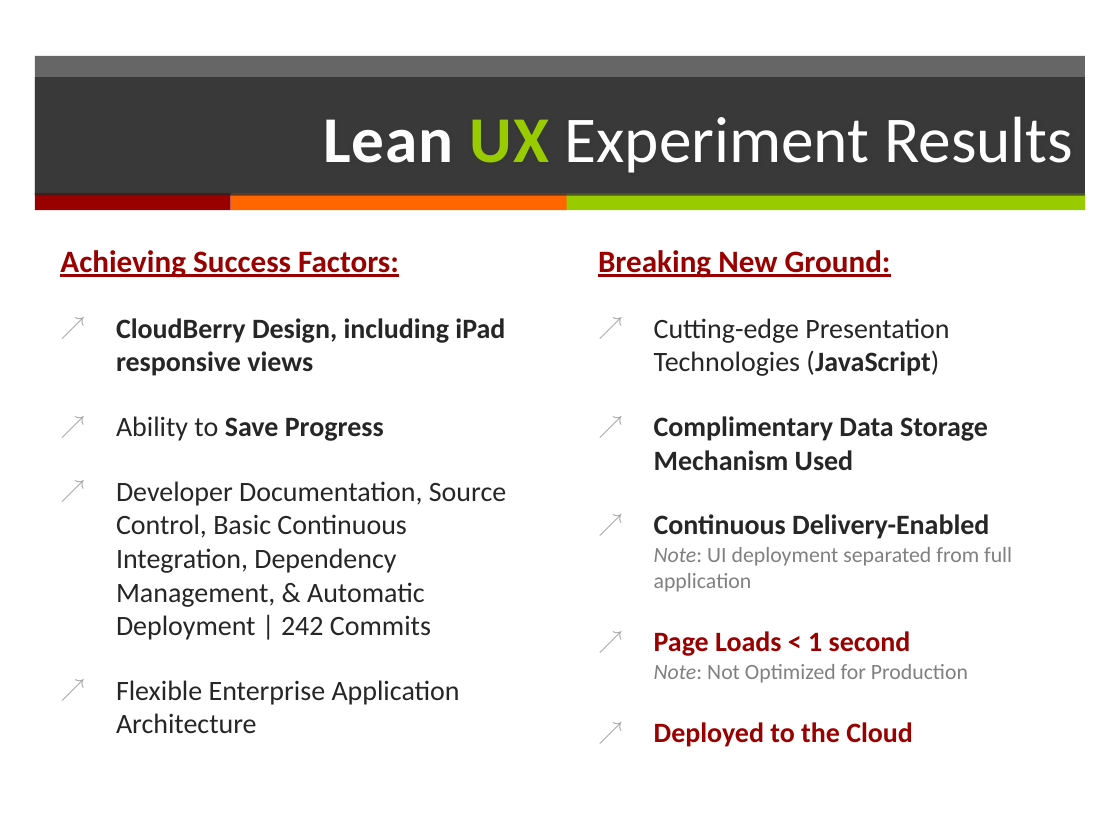
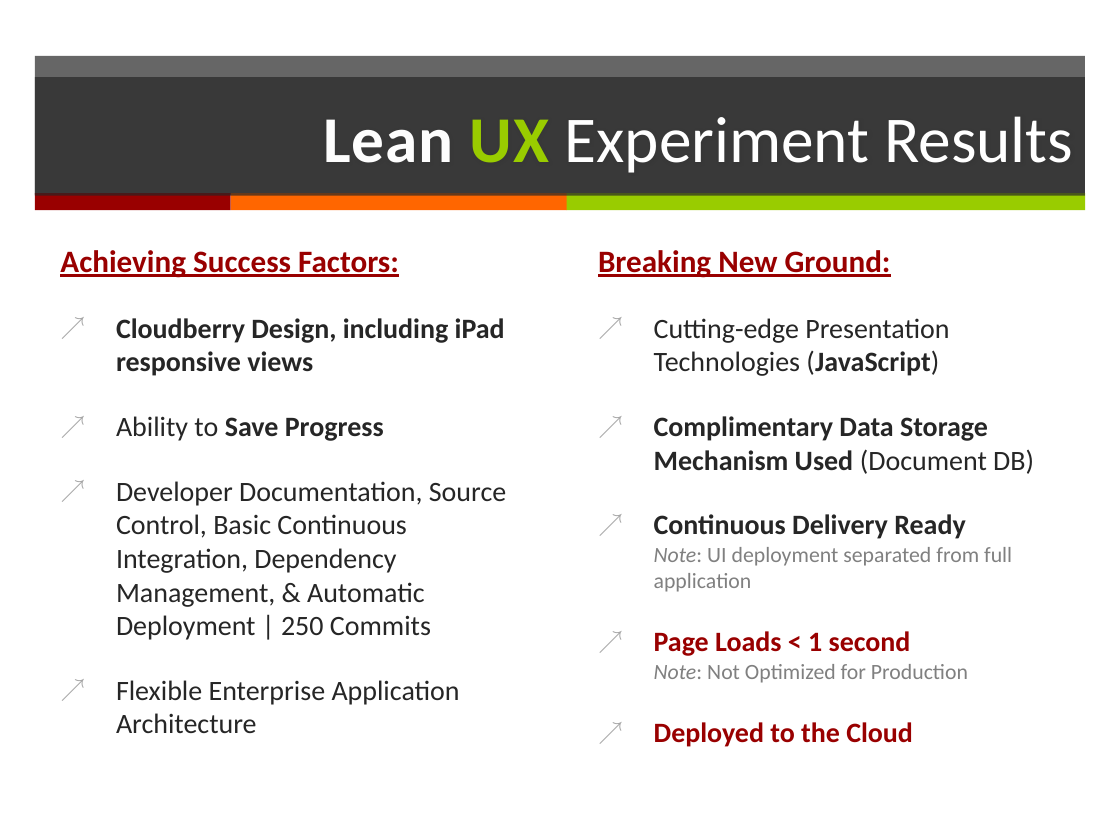
Before and after one commit to DannyDouglass/LeanUx, a slide deck: slide 11 of docs/presentations/LeanUx - IT Management.pptx. Drawn at 1120x840 pixels with LibreOffice and Linux fonts; fonts in the diff are those of the drawing. Boxes give left, top, right and bottom in pixels: in the first picture for what was removed or moved away, otherwise in the second. Text is boxed around its words. In the diff, an @@ line names an element or a change of style, - is before the commit and + after.

```diff
--- a/docs/presentations/LeanUx - IT Management.pptx
+++ b/docs/presentations/LeanUx - IT Management.pptx
@@ text at [116, 318, 505, 376]: text changed @@
-↗ CloudBerry Design, including iPad responsive views
+↗ Cloudberry Design, including iPad responsive views
@@ text at [654, 416, 1034, 592]: text changed @@
-↗ Complimentary Data Storage Mechanism Used
-↗ Continuous Delivery-Enabled
-  Note: UI deployment separated from full application
+↗ Complimentary Data Storage Mechanism Used (Document DB)
+↗ Continuous Delivery Ready
+  Note: UI deployment separated from full application
@@ text at [116, 481, 506, 640]: text changed @@
-↗ Developer Documentation, Source Control, Basic Continuous Integration, Dependency Management, & Automatic Deployment | 242 Commits
+↗ Developer Documentation, Source Control, Basic Continuous Integration, Dependency Management, & Automatic Deployment | 250 Commits
```
Also in this commit, not shown: 2 other files.
